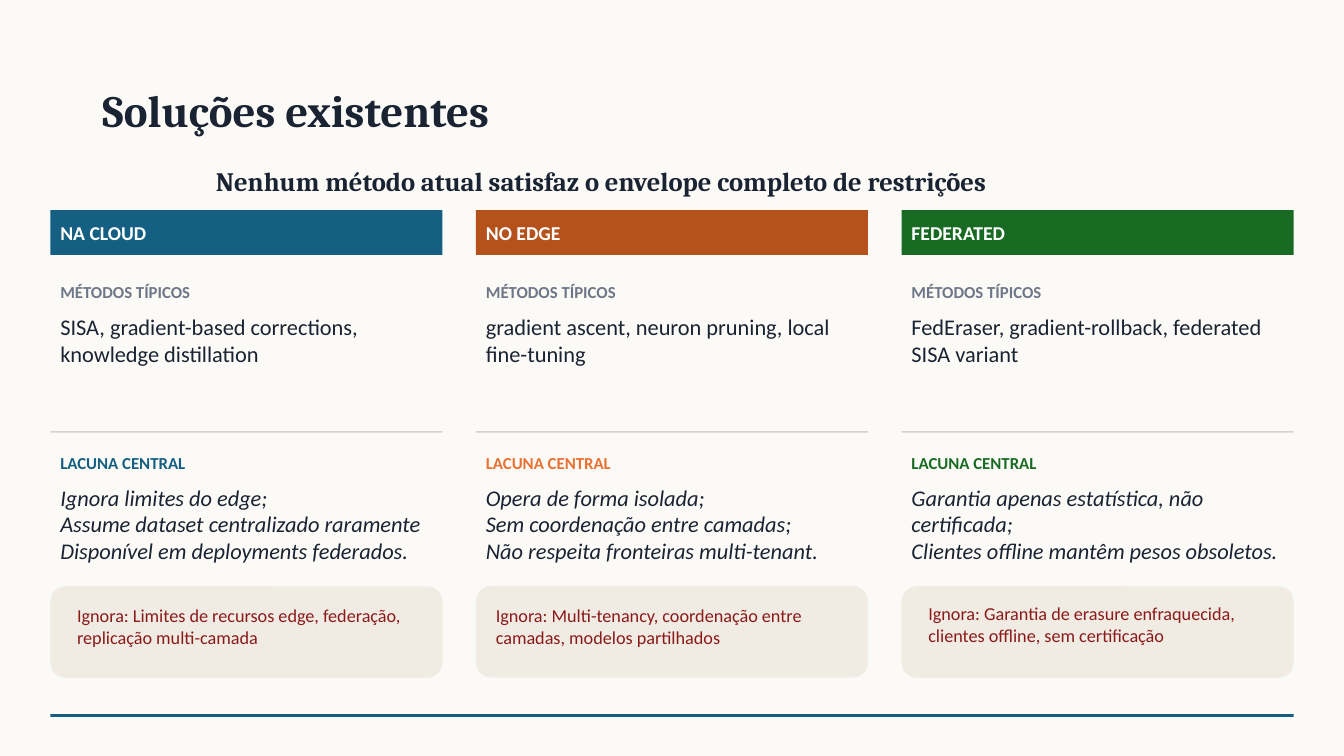
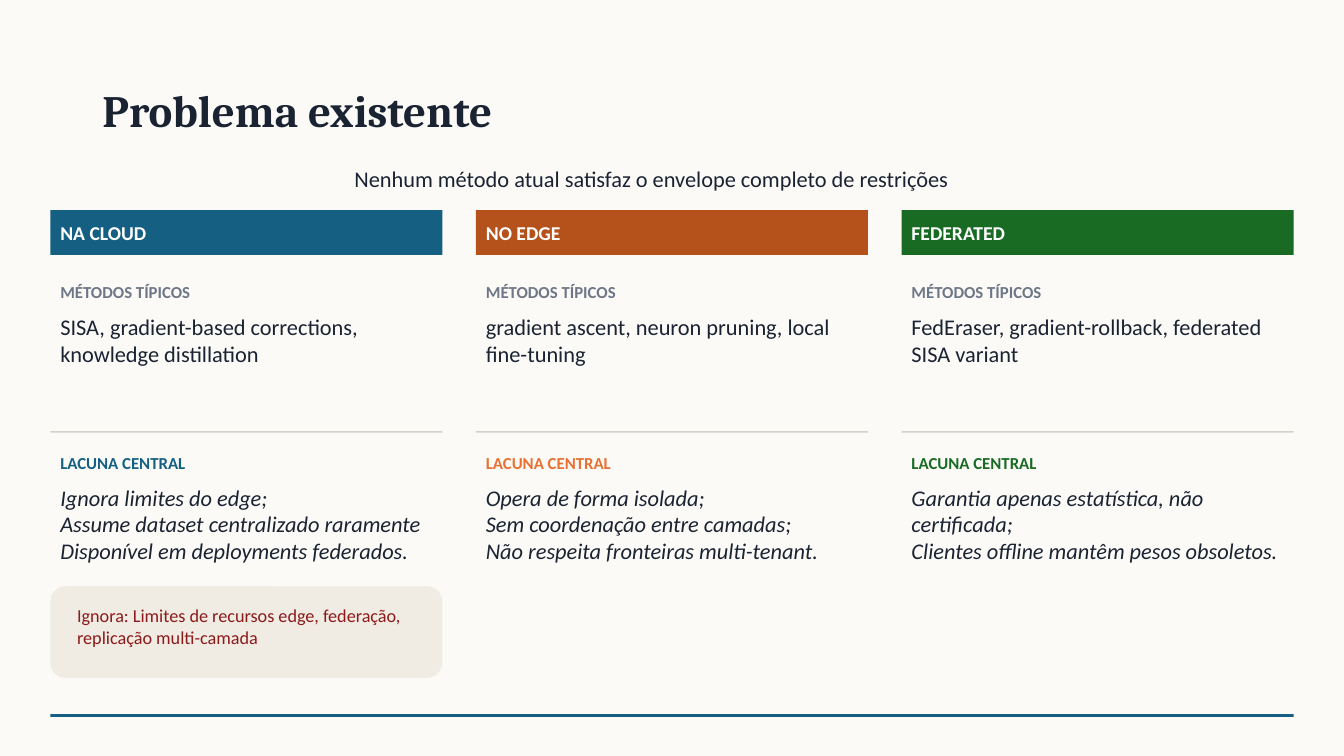
Before and after one commit to rafaeldpsilva/sa4cps-vault, a slide deck: slide 8 of Entregas PhD/machine-unlearning.pptx. Drawn at 1344x756 pixels with LibreOffice and Linux fonts; fonts in the diff are those of the drawing. Boxes give left, top, right and bottom in pixels: in the first picture for what was removed or moved away, otherwise in the second. Text is boxed around its words. In the diff, an @@ line names an element or a change of style, - is before the commit and + after.

```diff
--- a/Entregas PhD/machine-unlearning.pptx
+++ b/Entregas PhD/machine-unlearning.pptx
@@ title at box(102, 96, 492, 128): text changed @@
-Soluções existentes
+Problema existente
@@ text "Nenhum método atual satisfaz o ...": place and size @@
-text "Nenhum método atual satisfaz o ..." at box(216, 172, 986, 197)
+text "Nenhum método atual satisfaz o ..." at box(354, 171, 948, 191)
@@ text "Nenhum método atual satisfaz o ..." at box(354, 171, 948, 191): size 19 to 16 pt, font Cambria to Calibri, bold off @@
@@ rounded rectangle removed at box(476, 586, 868, 678) @@
@@ rounded rectangle removed at box(901, 587, 1294, 679) @@
@@ text removed at box(496, 609, 802, 647) @@
-Ignora: Multi-tenancy, coordenação entre camadas, modelos partilhados
@@ text removed at box(928, 607, 1235, 645) @@
-Ignora: Garantia de erasure enfraquecida, clientes offline, sem certificação
```
Also in this commit, not shown: 1 other slide changed, 2 slides added, 1 slide removed, 1 other file.
